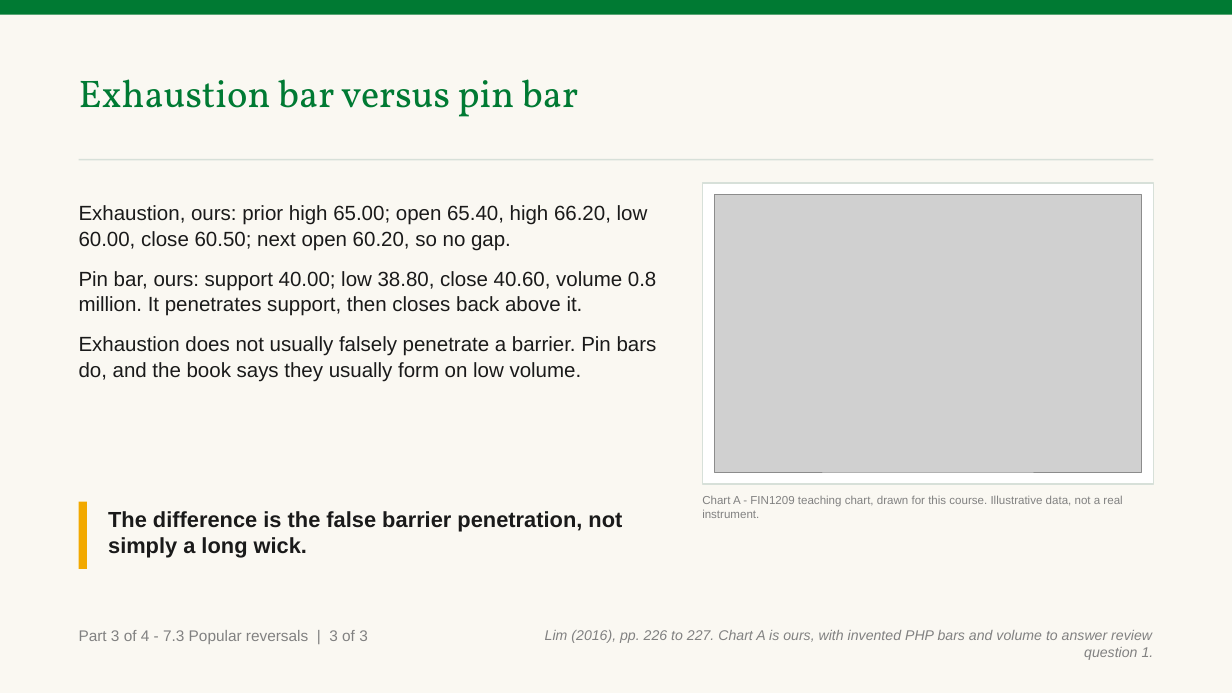
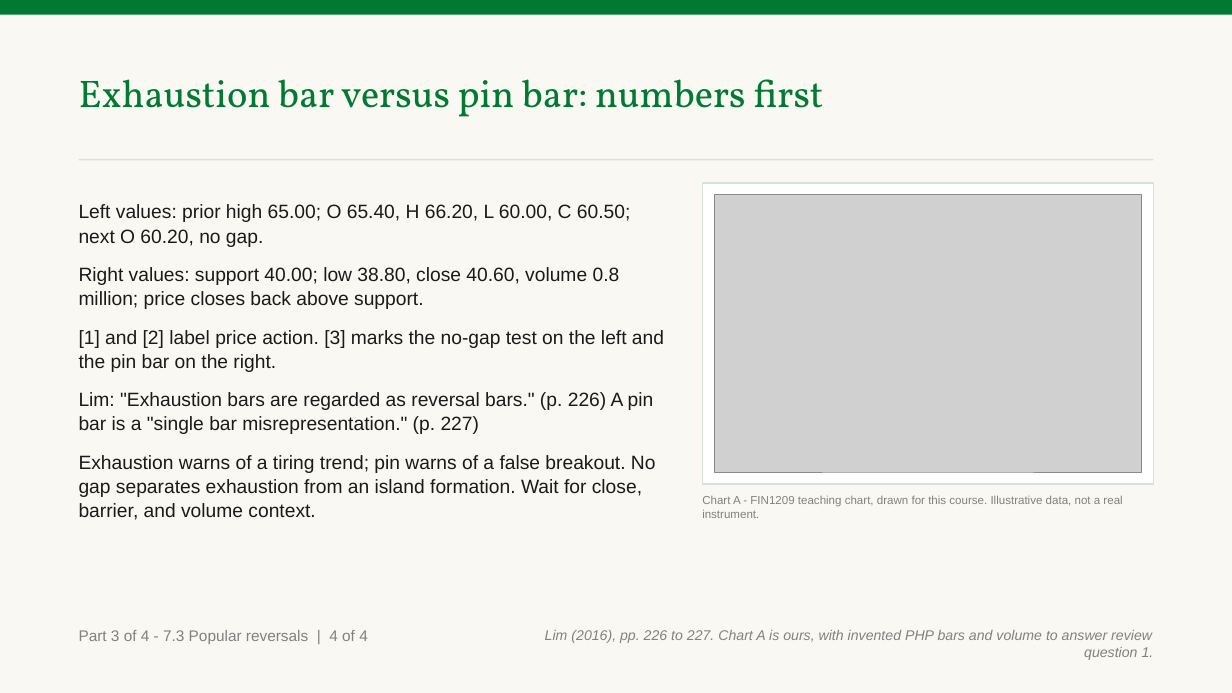
Before and after one commit to benjiesotelo-sudo/Telos_FIN1209, a slide deck: slide 10 of chapter-07/FIN1209-Chapter-07.pptx (slide 9 before the commit). Drawn at 1232x693 pixels with LibreOffice and Linux fonts; fonts in the diff are those of the drawing; grey boxes stand for pictures. Boxes give left, top, right and bottom in pixels: in the first picture for what was removed or moved away, otherwise in the second. Text is boxed around its words. In the diff, an @@ line names an element or a change of style, - is before the commit and + after.

```diff
--- a/chapter-07/FIN1209-Chapter-07.pptx
+++ b/chapter-07/FIN1209-Chapter-07.pptx
@@ text at box(79, 79, 823, 117): text changed @@
-Exhaustion bar versus pin bar
+Exhaustion bar versus pin bar: numbers first
@@ text at box(79, 204, 664, 520): text changed; size 16 to 15 pt @@
-Exhaustion, ours: prior high 65.00; open 65.40, high 66.20, low 60.00, close 60.50; next open 60.20, so no gap.
-Pin bar, ours: support 40.00; low 38.80, close 40.60, volume 0.8 million. It penetrates support, then closes back above it.
-Exhaustion does not usually falsely penetrate a barrier. Pin bars do, and the book says they usually form on low volume.
+Left values: prior high 65.00; O 65.40, H 66.20, L 60.00, C 60.50; next O 60.20, no gap.
+Right values: support 40.00; low 38.80, close 40.60, volume 0.8 million; price closes back above support.
+[1] and [2] label price action. [3] marks the no-gap test on the left and the pin bar on the right.
+Lim: "Exhaustion bars are regarded as reversal bars." (p. 226) A pin bar is a "single bar misrepresentation." (p. 227)
+Exhaustion warns of a tiring trend; pin warns of a false breakout. No gap separates exhaustion from an island formation. Wait for close, barrier, and volume context.
@@ rectangle removed at box(79, 502, 87, 569) @@
@@ text removed at box(108, 511, 622, 558) @@
-The difference is the false barrier penetration, not simply a long wick.
@@ text at box(79, 630, 368, 644): text changed @@
-Part 3 of 4 - 7.3 Popular reversals | 3 of 3
+Part 3 of 4 - 7.3 Popular reversals | 4 of 4
```
Also in this commit, not shown: 6 other slides changed, 1 slide added, 2 other files.
